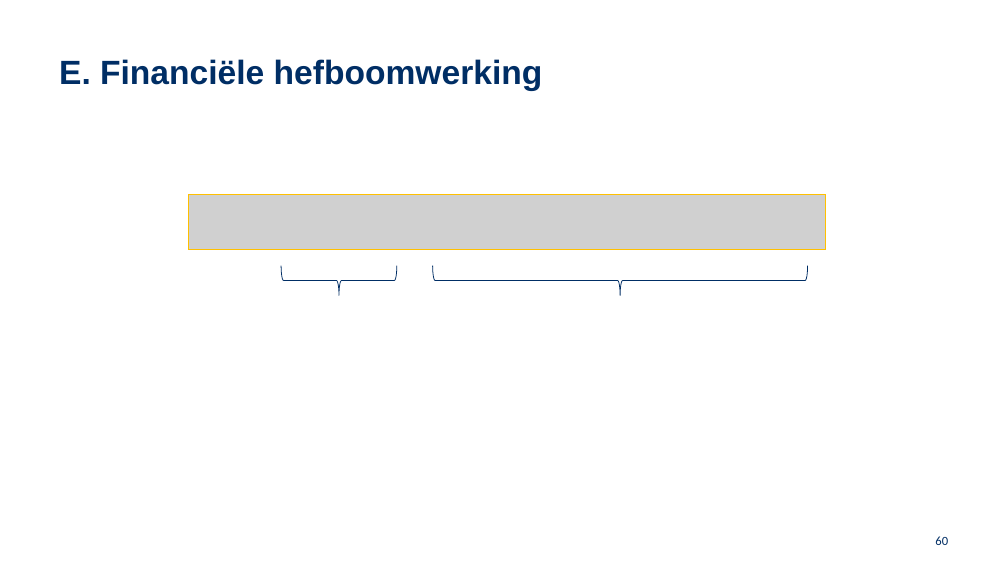
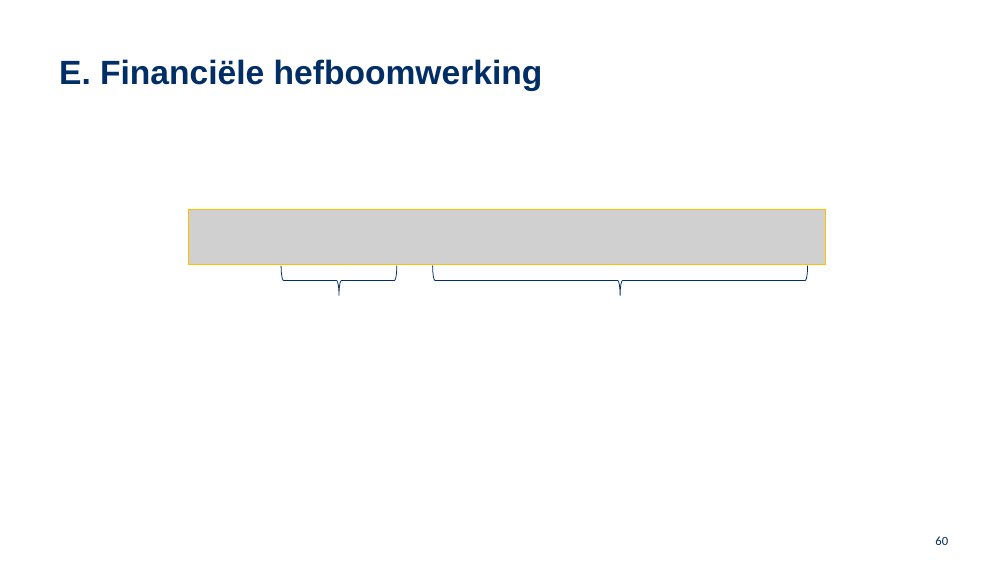
Before and after one commit to JasonLiu1229/University-Vault, a slide deck: slide 60 of School 2024-2025/FJ/Hoofdstuk 3 (2024 ).pptx. Drawn at 1008x567 pixels with LibreOffice and Linux fonts; fonts in the diff are those of the drawing; grey boxes stand for pictures; background and template pictures are left out. Boxes give left, top, right and bottom in pixels: in the first picture for what was removed or moved away, otherwise in the second. Text is boxed around its words. In the diff, an @@ line names an element or a change of style, - is before the commit and + after.

Commit message:
new lecture

```diff
--- a/School 2024-2025/FJ/Hoofdstuk 3 (2024 ).pptx
+++ b/School 2024-2025/FJ/Hoofdstuk 3 (2024 ).pptx
@@ picture: place and size @@
-picture at [188, 194, 826, 250]
+picture at [189, 209, 827, 265]
@@ right brace at [281, 265, 397, 295]: outline #002E65 0.75 pt to #002E65 0.74 pt @@
@@ right brace at [433, 266, 808, 295]: outline #002E65 0.75 pt to #002E65 0.74 pt @@
```
Also in this commit, not shown: 1 other slide changed, 4 other files.
